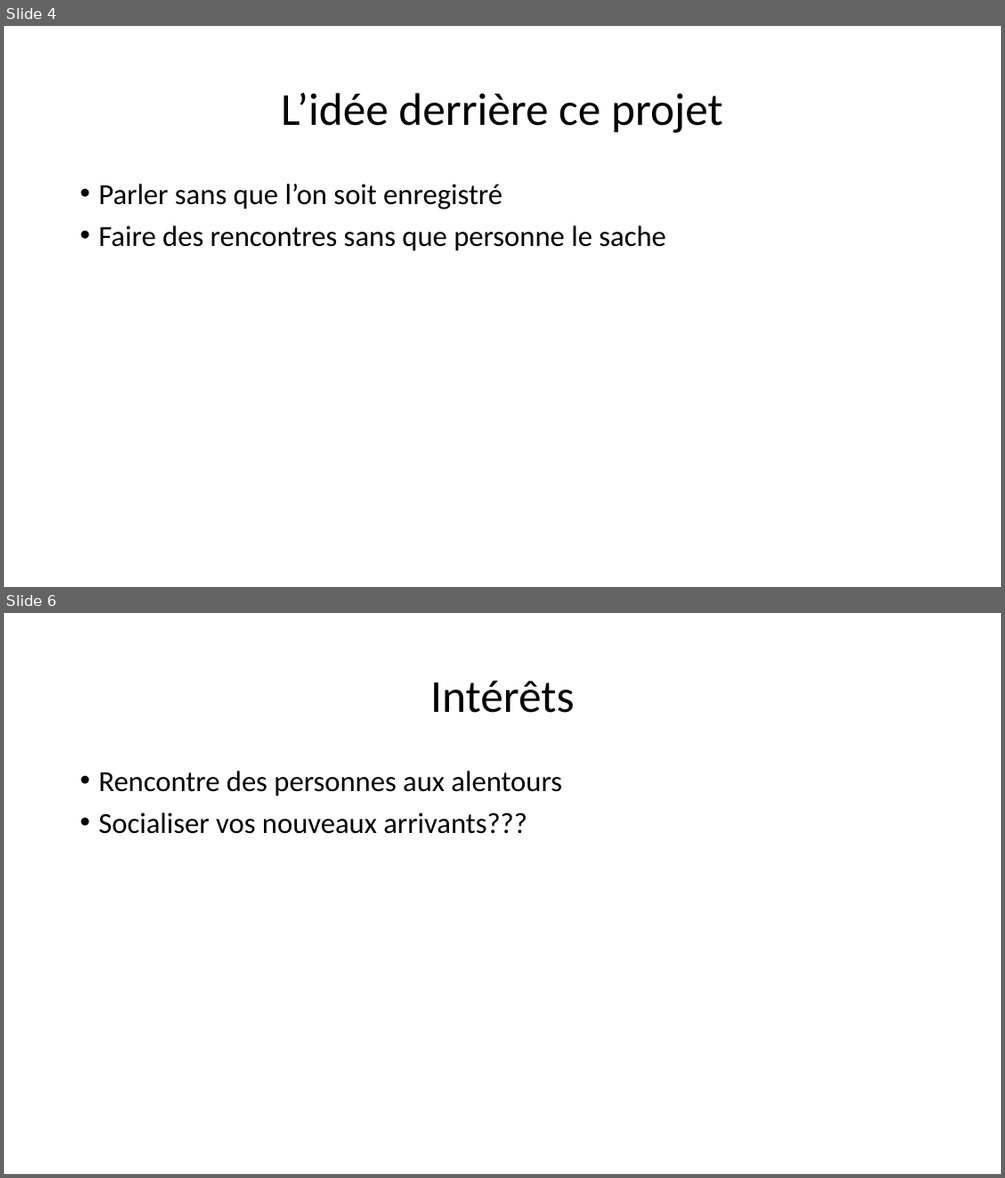
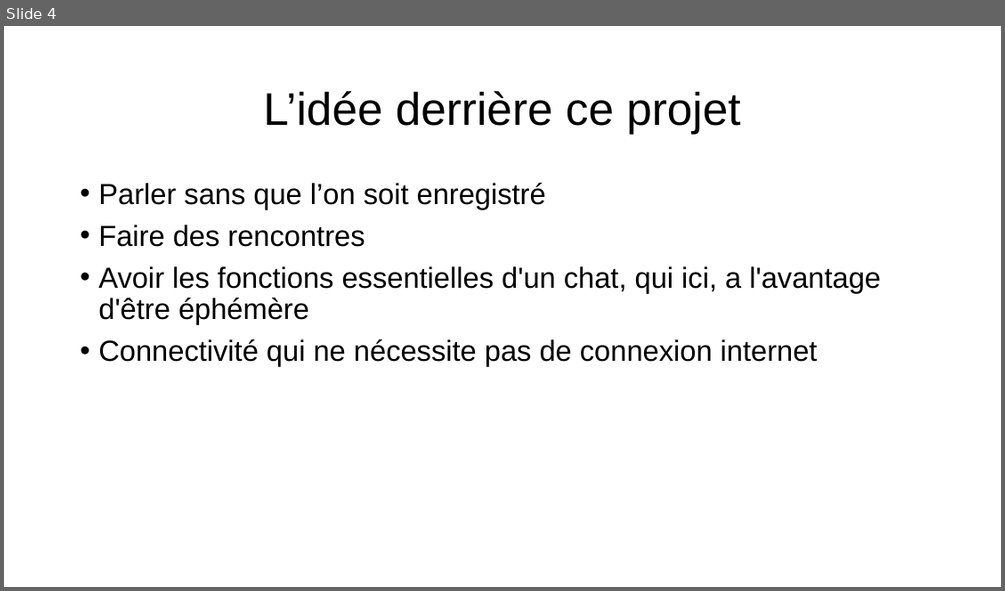
Before and after one commit to 0nza1101/Connect, a slide deck: Ressources/presentation_projet_connect.pptx. Shown one above the other, each under a label of ours: slides 4 and 6 before the commit, slide 4 after it; the slides between them are not shown. The pictures are 1005x1178 and 1005x591 pixels, drawn with LibreOffice and Linux fonts; fonts in the diff are those of the drawing. Boxes give left, top, right and bottom in pixels: in the first picture for what was removed or moved away, otherwise in the second. Text is boxed around its words. In the diff, an @@ line names an element or a change of style, - is before the commit and + after.

```diff
--- a/Ressources/presentation_projet_connect.pptx
+++ b/Ressources/presentation_projet_connect.pptx
@@ slide 6 removed at [4,613,1001,1174], background #FFFFFF @@
@@ title removed at [430,681,574,713] @@
-Intérêts
@@ text removed at [98,771,562,834] @@
-• Rencontre des personnes aux alentours
-• Socialiser vos nouveaux arrivants???
@@ slide 4 changed as well @@
@@ title "L’idée derrière ce projet" at [263,91,740,134]: font Calibri to Arial @@
@@ text at [98,183,546,209]: font Calibri to Arial in "Parler sans que l’on soit enregistré" @@
@@ text at [98,224,881,366]: text changed; font Calibri to Arial @@
-• Faire des rencontres sans que personne le sache
+• Faire des rencontres
+• Avoir les fonctions essentielles d'un chat, qui ici, a l'avantage d'être éphémère
+• Connectivité qui ne nécessite pas de connexion internet
```
Also in this commit, not shown: 5 other slides changed, 6 slides added.
